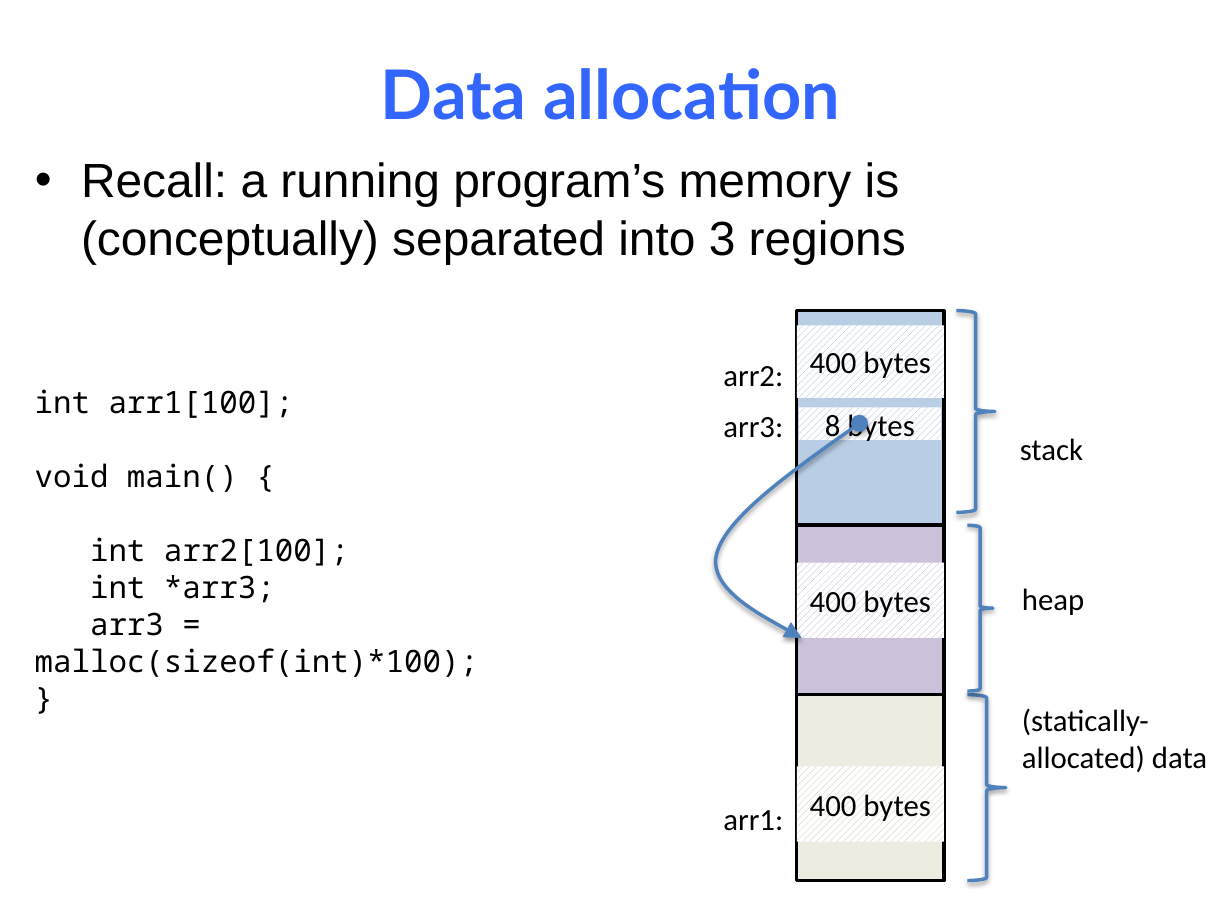
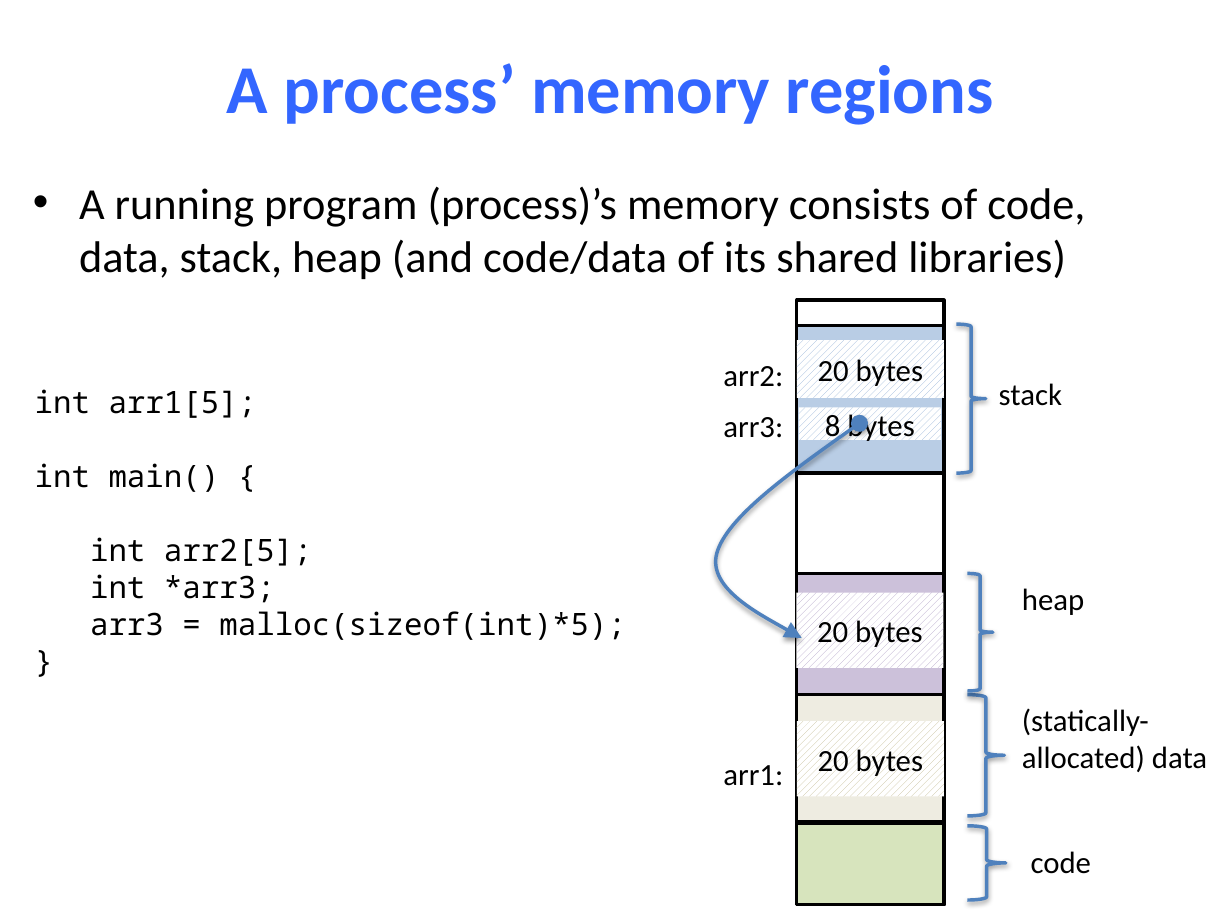
Before and after one commit to NYU-CSO/nyu-cso.github.io, a slide deck: slide 13 of notes/09-Machine_Data.pptx (slide 4 before the commit). Drawn at 1232x924 pixels with LibreOffice and Linux fonts; fonts in the diff are those of the drawing. Boxes give left, top, right and bottom in pixels: in the first picture for what was removed or moved away, otherwise in the second. Text is boxed around its words. In the diff, an @@ line names an element or a change of style, - is before the commit and + after.

```diff
--- a/notes/09-Machine_Data.pptx
+++ b/notes/09-Machine_Data.pptx
@@ title at <box>227,63,994,125</box>: text changed; font Lato to Calibri @@
-Data allocation
+A process’ memory regions
@@ text at <box>79,186,1085,279</box>: text changed; size 28 to 25.9 pt; font Arial to Calibri @@
-• Recall: a running program’s memory is (conceptually) separated into 3 regions
+• A running program (process)’s memory consists of code, data, stack, heap (and code/data of its shared libraries)
@@ rectangle: place and size @@
-rectangle at <box>797,310,944,525</box>
+rectangle at <box>797,325,944,473</box>
@@ rectangle added at <box>797,301,944,906</box>, fill #FFFFFF, outline #000000 2 pt @@
@@ left brace: place and size @@
-left brace at <box>956,310,994,513</box>
+left brace at <box>956,324,986,473</box>
@@ rectangle "20 bytes": place and size @@
-rectangle "20 bytes" at <box>797,325,944,398</box>
+rectangle "20 bytes" at <box>797,340,944,398</box>
@@ text in rectangle at <box>818,355,923,389</box>: text changed @@
-400 bytes
+20 bytes
@@ text at <box>35,389,312,566</box>: text changed @@
-int arr1[100];
-void main() {
-int arr2[100];
+int arr1[5];
+int main() {
+int arr2[5];
@@ text "stack": place and size @@
-text "stack" at <box>1020,438,1083,461</box>
+text "stack" at <box>999,383,1062,406</box>
@@ rectangle "20 bytes": place and size @@
-rectangle "20 bytes" at <box>797,563,944,638</box>
+rectangle "20 bytes" at <box>796,593,942,668</box>
@@ rectangle: place and size @@
-rectangle at <box>797,525,944,695</box>
+rectangle at <box>797,573,944,694</box>
@@ left brace: place and size @@
-left brace at <box>967,525,993,690</box>
+left brace at <box>967,573,993,690</box>
@@ text at <box>90,611,626,640</box>: text changed @@
-arr3 = malloc(sizeof(int)*100);
+arr3 = malloc(sizeof(int)*5);
@@ text in rectangle at <box>817,616,922,650</box>: text changed @@
-400 bytes
+20 bytes
@@ rectangle: place and size @@
-rectangle at <box>797,695,944,881</box>
+rectangle at <box>797,695,944,822</box>
@@ left brace: place and size @@
-left brace at <box>967,695,1005,881</box>
+left brace at <box>967,695,1004,816</box>
@@ text "arr1:": place and size @@
-text "arr1:" at <box>723,810,783,831</box>
+text "arr1:" at <box>723,765,783,786</box>
@@ rectangle "20 bytes": place and size @@
-rectangle "20 bytes" at <box>797,766,944,841</box>
+rectangle "20 bytes" at <box>797,721,944,796</box>
@@ text in rectangle at <box>818,745,923,779</box>: text changed @@
-400 bytes
+20 bytes
@@ rectangle added at <box>797,823,944,904</box>, fill #D7E4BD, outline #000000 2 pt @@
@@ left brace added at <box>967,825,1005,899</box>, outline #4F81BD 2 pt @@
@@ text added at <box>1031,851,1091,874</box>, 18 pt, text #000000 @@
+code
```
Also in this commit, not shown: 27 other slides changed, 12 slides added, 5 slides removed, 4 other files.
